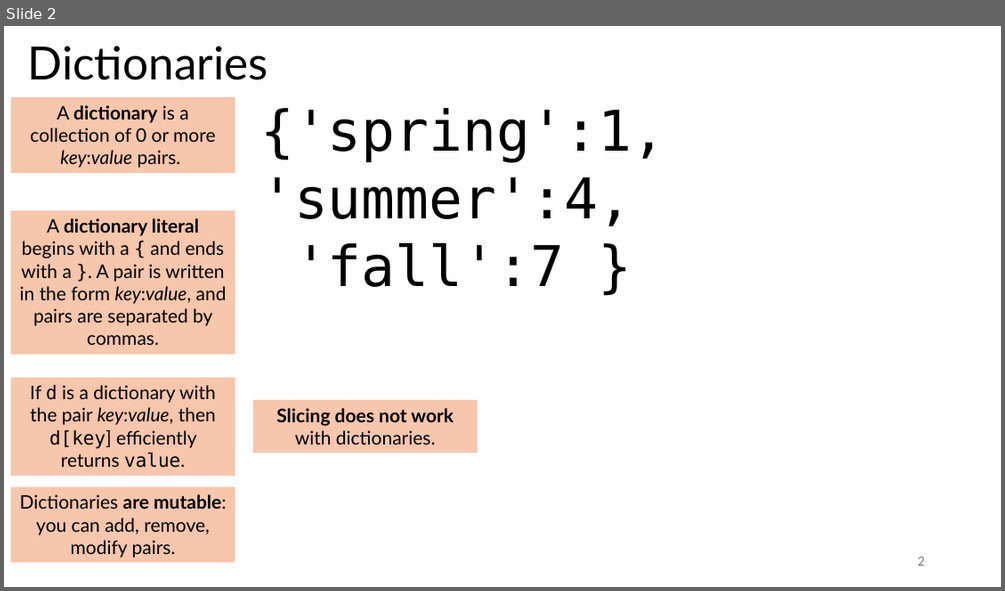
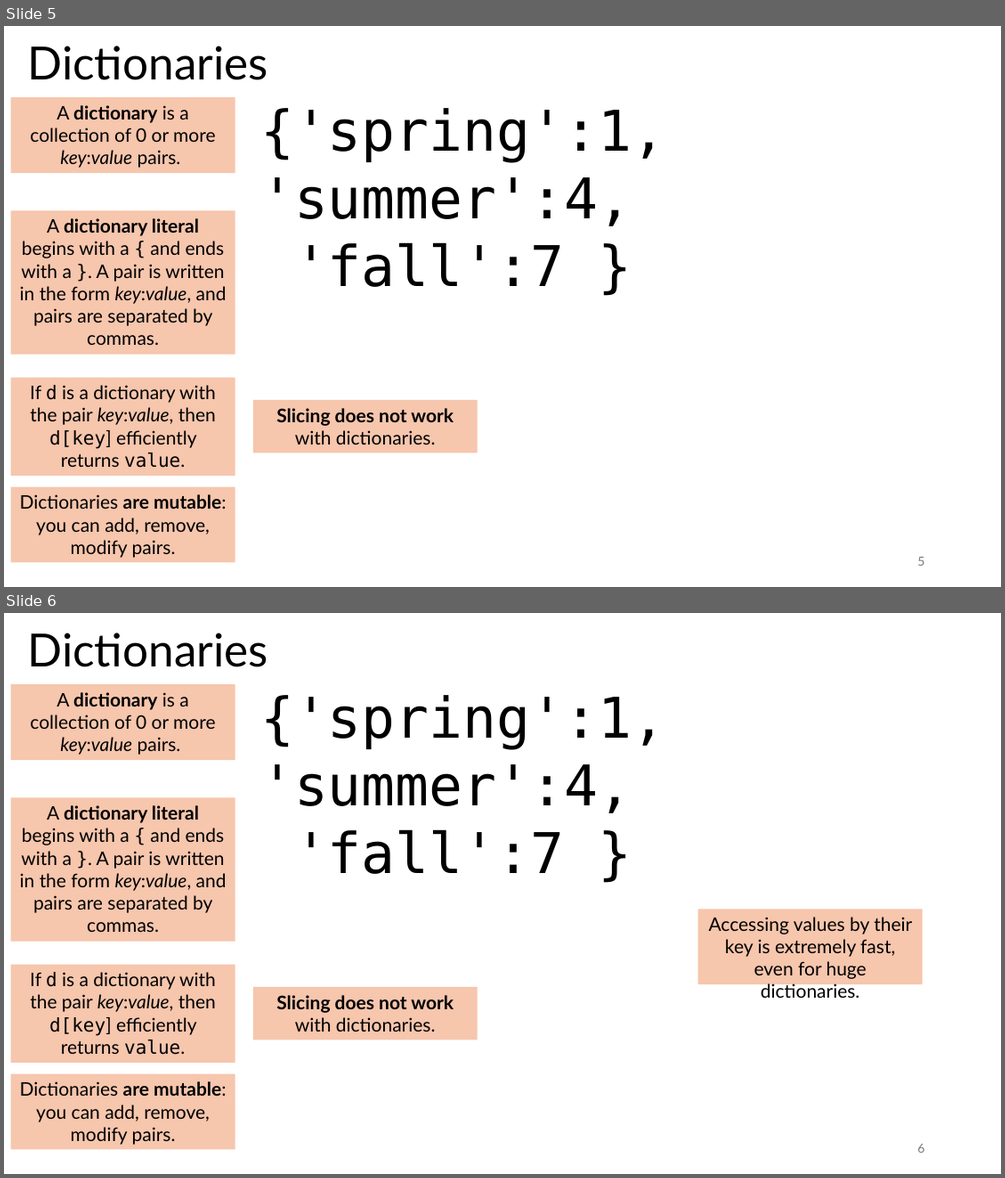
Before and after one commit to tjd1234/cmpt120fall2024, a slide deck: lecture_notes/chapter10/chapter10.pptx. Shown one above the other, each under a label of ours: slide 2 before the commit, slides 5 and 6 after it. The pictures are 1005x591 and 1005x1178 pixels, drawn with LibreOffice and Linux fonts; fonts in the diff are those of the drawing. Boxes give left, top, right and bottom in pixels: in the first picture for what was removed or moved away, otherwise in the second. Text is boxed around its words. In the diff, an @@ line names an element or a change of style, - is before the commit and + after.

```diff
--- a/lecture_notes/chapter10/chapter10.pptx
+++ b/lecture_notes/chapter10/chapter10.pptx
@@ slide 6 added at (x1=4, y1=613, x2=1001, y2=1174), background #FFFFFF @@
@@ title added at (x1=27, y1=633, x2=268, y2=667), 44 pt, text #000000 @@
+Dictionaries
@@ rectangle added at (x1=11, y1=684, x2=235, y2=760), fill #F6C6AD, 18 pt, text #000000 @@
+A dictionary is a collection of 0 or more key:value pairs.
@@ text added at (x1=260, y1=695, x2=665, y2=874), 54 pt, text #000000 @@
+{'spring':1, 'summer':4,
+'fall':7 }
@@ rectangle added at (x1=11, y1=798, x2=235, y2=941), fill #F6C6AD, 18 pt, text #000000 @@
+A dictionary literal begins with a { and ends with a }. A pair is written in the form key:value, and pairs are separated by commas.
@@ rectangle added at (x1=698, y1=909, x2=922, y2=985), fill #F6C6AD, 18 pt, text #000000 @@
+Accessing values by their key is extremely fast, even for huge dictionaries.
@@ rectangle added at (x1=11, y1=965, x2=235, y2=1062), fill #F6C6AD, 18 pt, text #000000 @@
+If d is a dictionary with the pair key:value, then d[key] efficiently returns value.
@@ rectangle added at (x1=253, y1=987, x2=477, y2=1040), fill #F6C6AD, 18 pt, text #000000, bold @@
+Slicing does not work with dictionaries.
@@ rectangle added at (x1=11, y1=1074, x2=235, y2=1149), fill #F6C6AD, 18 pt, text #000000 @@
+Dictionaries are mutable: you can add, remove, modify pairs.
@@ page number added at (x1=917, y1=1143, x2=924, y2=1152), 12 pt, text #797979 @@
+6
@@ what was slide 2 is now slide 5 @@
@@ page number at (x1=917, y1=556, x2=924, y2=565): text changed @@
-2
+5
```
Also in this commit, not shown: 8 slides changed, 9 other slides added, 3 other files.
